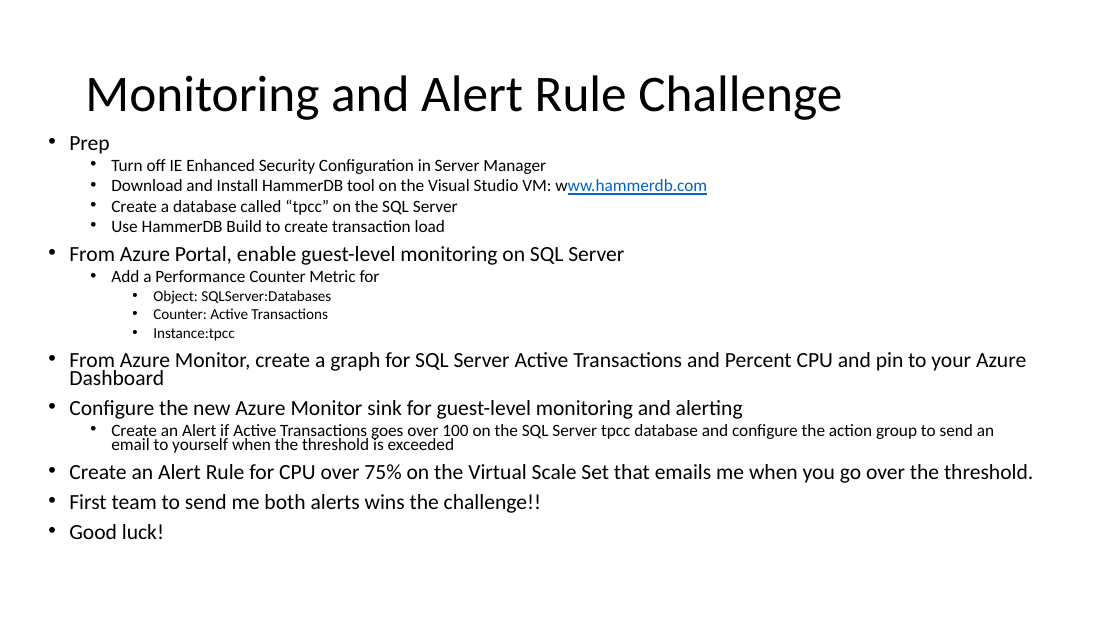
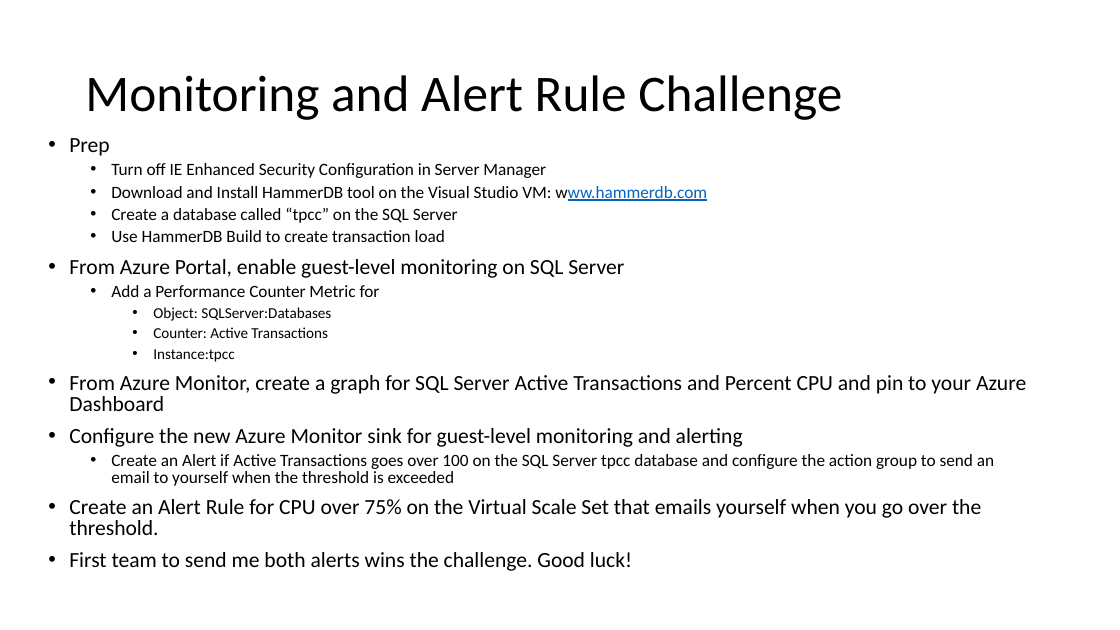
Before and after one commit to peterschen/AzureMonitoringHackathon, a slide deck: slide 5 of Host/Guides/Instructors Azure Monitoring Hackathon.pptx. Drawn at 1120x630 pixels with LibreOffice and Linux fonts; fonts in the diff are those of the drawing. Boxes give left, top, right and bottom in pixels: in the first picture for what was removed or moved away, otherwise in the second. Text is boxed around its words. In the diff, an @@ line names an element or a change of style, - is before the commit and + after.

```diff
--- a/Host/Guides/Instructors Azure Monitoring Hackathon.pptx
+++ b/Host/Guides/Instructors Azure Monitoring Hackathon.pptx
@@ text at (69,138,1026,486): line spacing 0.7 to 0.8 @@
@@ text at (69,499,981,571): text changed @@
-• Create an Alert Rule for CPU over 75% on the Virtual Scale Set that emails me when you go over the threshold.
-• First team to send me both alerts wins the challenge!!
-• Good luck!
+• Create an Alert Rule for CPU over 75% on the Virtual Scale Set that emails yourself when you go over the threshold.
+• First team to send me both alerts wins the challenge. Good luck!
```
Also in this commit, not shown: 1 other slide changed.
